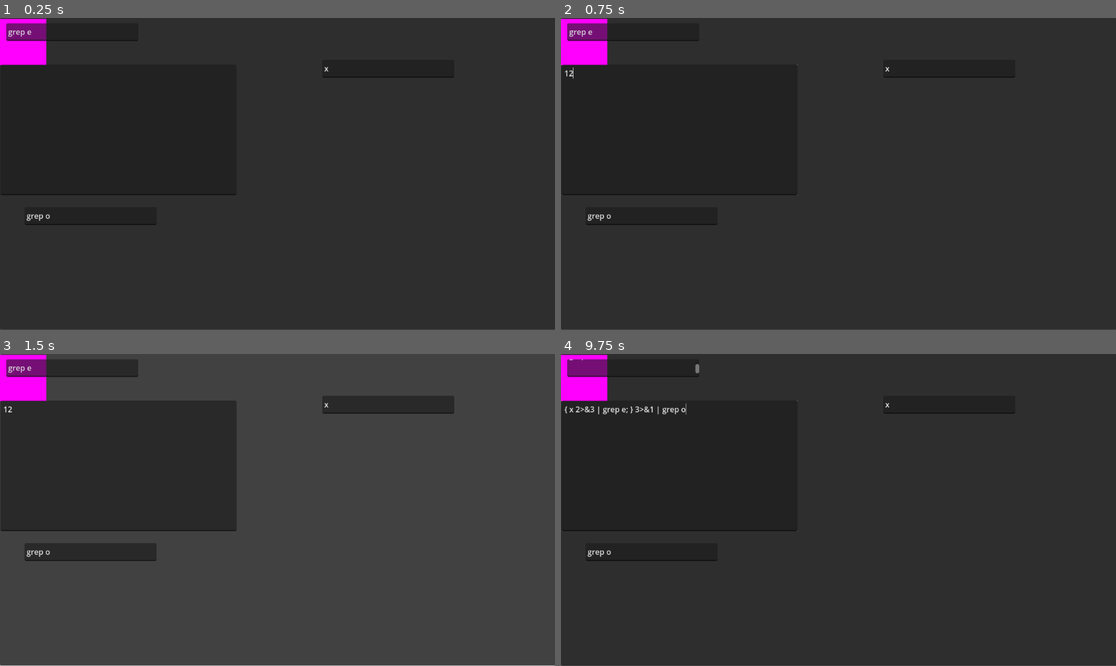
Above: before the commit, frames 1-4 (two rows, left to right).
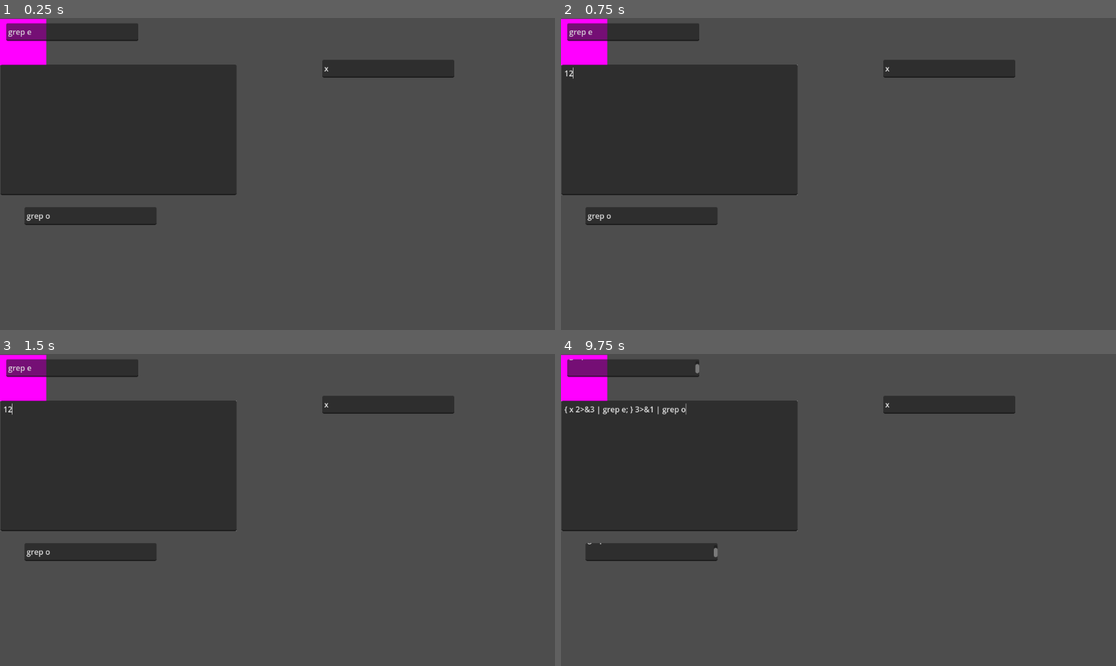
Above: after the commit, the same moments.

Repository: Ki11erRabbit/GUI-Shell
Game: Godot game, scene res://Shell/Shell.tscn
Same seed, same stepped clock (60 frames per second), same inputs: the game is played once before the commit and once after it.
Inputs (mouse positions are in pixels of both pictures, inside the frame that each line leads up to):
- Up to frame 1 (0.25 s): no input
- Up to frame 2 (0.75 s): click (677, 130) at 0.52 s; type "12" at 0.6 s
- Up to frame 3 (1.5 s): click (277, 510) at 1.27 s
- Up to frame 4 (9.75 s): click (583, 378) at 2 s; click (838, 510) at 2.77 s; click (583, 378) at 3.5 s; click (838, 510) at 4.27 s; click (583, 378) at 5 s; tap Enter at 5.75, 8, 9.5 s; drag from (699, 375) to (894, 441) at 5.77 s; drag from (949, 403) to (810, 572) at 6.52 s; tap Space at 7.25, 8.75 s; move the mouse to (633, 366) at 7.27 s; click (633, 366) at 7.42 s; drag from (649, 550) to (672, 463) at 8.02 s; move the mouse to (1005, 556) at 8.77 s; click (1005, 556) at 8.92 s; drag from (672, 463) to (755, 432) at 9.52 s

The runs differ from the first frame. In frame 1, 77% of the frame differs, in the area x 0-100%, y 0-100%; in frame 2, 77%; in frame 3, 0.2%; in frame 4, 77%.

Commit message:
made button hidden to hide right click feature

Diff:
--- a/Command/command.tscn
+++ b/Command/command.tscn
@@ -8,7 +8,7 @@
 
 [node name="Command" type="CharacterBody2D"]
 collision_layer = 2
-collision_mask = 0
+collision_mask = 2
 input_pickable = true
 script = ExtResource("1_iiphf")
 
--- a/Shell/Shell.tscn
+++ b/Shell/Shell.tscn
@@ -15,9 +15,11 @@
 script = ExtResource("1_m7mfy")
 
 [node name="Button" type="Button" parent="."]
+visible = false
 layout_mode = 0
 offset_right = 1153.0
 offset_bottom = 647.0
+button_mask = 2
 
 [node name="Output" parent="." instance=ExtResource("2_yqh6r")]
 
